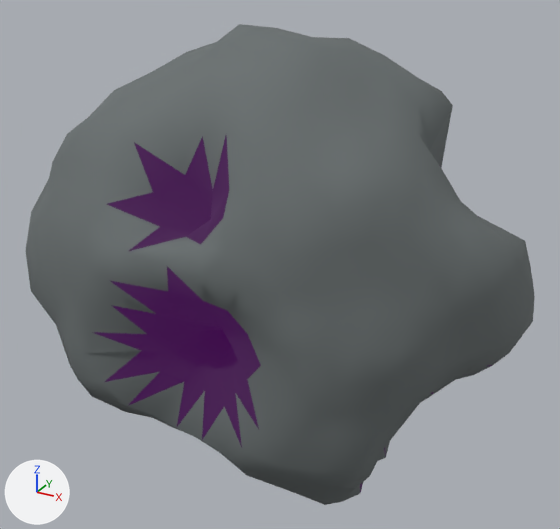
Before and after pictures for a commit that changed the glTF model assets/asteroids/asteroid_med_17.glb.
The view is the same before and after, from a 50 mm lens placed at (1.23, -2.31, 1.212), pointed at (-0.04, -0.002, 0.058). The lights are fixed; the arrows at lower left show +X, +Y and +Z. The first picture is the older version.

In view in the first picture: 'asteroid_med_17'.
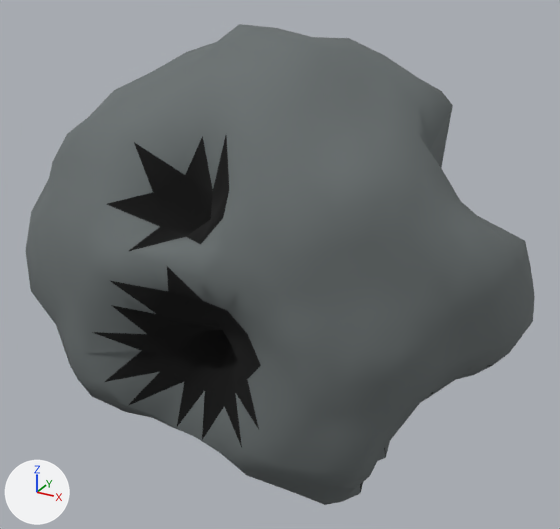
What differs and where, as boxes [x1, y1, x2, y2] in the pictures (560 x 529 px):
'asteroid_med_17', recoloured, surface changed (darker): [92, 134, 435, 491] in both

The change in detail:
Material 'Crater_asteroid_med_17' (mat_crater_asteroid_med_17) changes colour from black #271927 to black #000000; in linear values from (0.02, 0.01, 0.02) to (0.0, 0.0, 0.0).
In material 'Crater_asteroid_med_17' (mat_crater_asteroid_med_17), emission_color is no longer (0.042, 0.0, 0.063), dark purple #3a0047.
In material 'Crater_asteroid_med_17' (mat_crater_asteroid_med_17), emission_strength is no longer 1.0.
